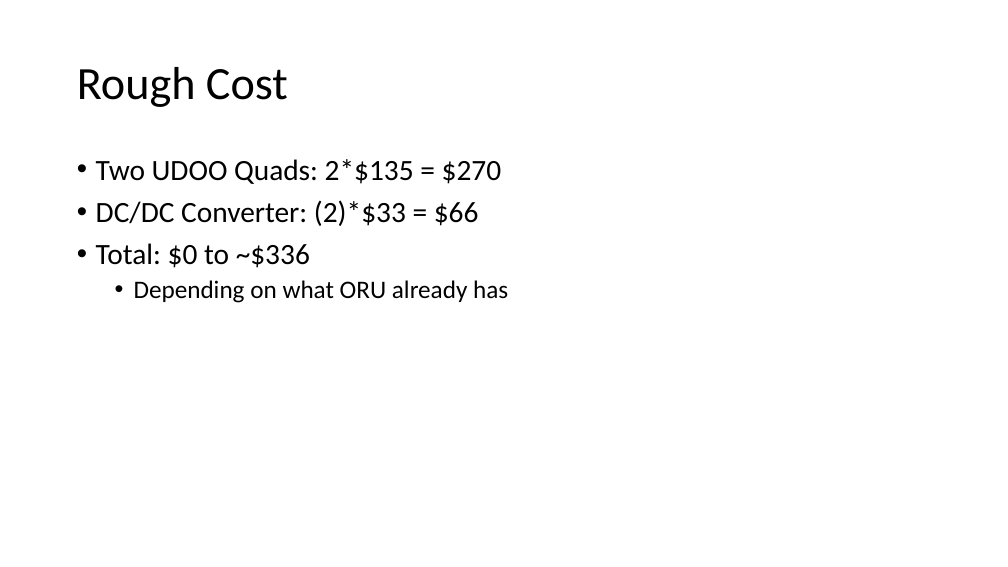
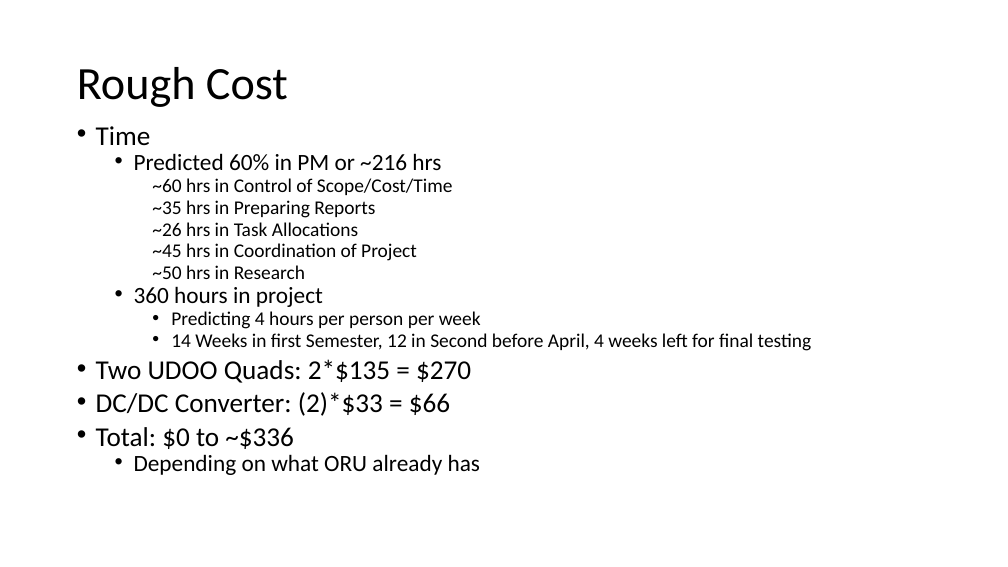
Before and after one commit to travisdnorman/TU-Senior-Design-HyperLoop-Computing, a slide deck: slide 6 of Design Review 1.pptx. Drawn at 1008x567 pixels with LibreOffice and Linux fonts; fonts in the diff are those of the drawing. Boxes give left, top, right and bottom in pixels: in the first picture for what was removed or moved away, otherwise in the second. Text is boxed around its words. In the diff, an @@ line names an element or a change of style, - is before the commit and + after.

Commit message:
added rough estimate of time budget

```diff
--- a/Design Review 1.pptx
+++ b/Design Review 1.pptx
@@ text "Time": place and size @@
-text "Time" at (96, 159, 508, 303)
+text "Time" at (96, 126, 811, 475)
@@ text at (96, 126, 811, 351): paragraphs added @@
+• Time
+  • Predicted 60% in PM or ~216 hrs
+    ~60 hrs in Control of Scope/Cost/Time
+    ~35 hrs in Preparing Reports
+    ~26 hrs in Task Allocations
+    ~45 hrs in Coordination of Project
+    ~50 hrs in Research
+  • 360 hours in project
+    • Predicting 4 hours per person per week
+    • 14 Weeks in first Semester, 12 in Second before April, 4 weeks left for final testing
@@ text at (96, 359, 481, 475): size 28 to 25.9 pt in "Two UDOO Quads: 2*$135 = $270", "DC/DC Converter: (2)*$33 = $66", "Total: $0 to ~$336"; size 24 to 22.2 pt in "Depending on what ORU already has"; line spacing 0.9 to 0.7 @@
```
